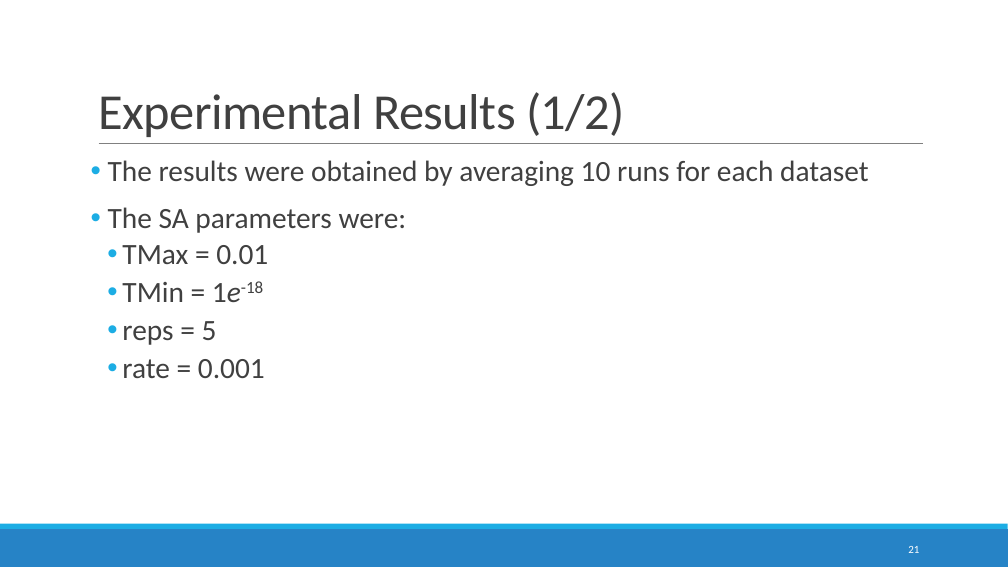
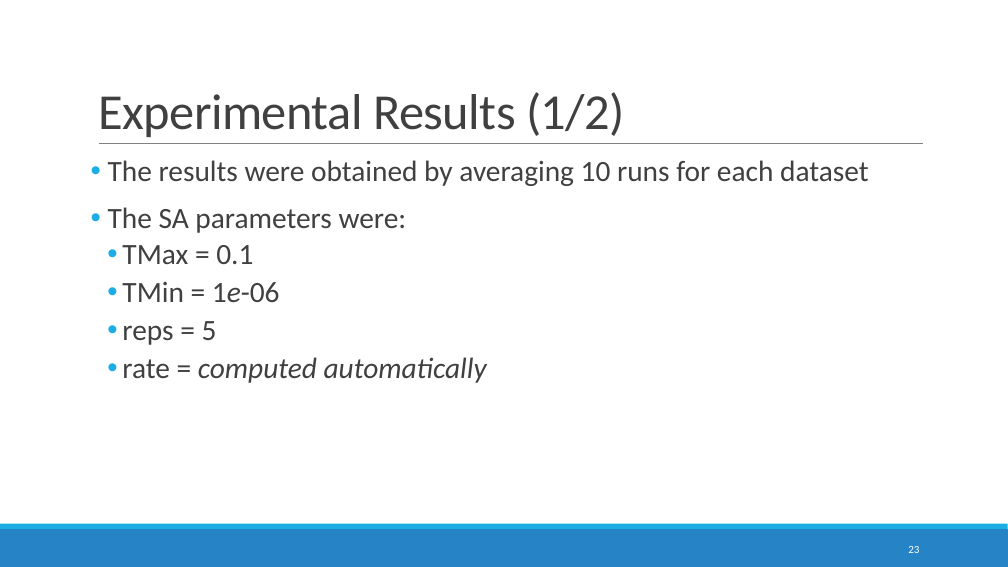
Before and after one commit to devilsdante/isel-examtimetabling-2014-2015, a slide deck: slide 23 of doc/Apresentação Oral/AFinal.pptx (slide 21 before the commit). Drawn at 1008x567 pixels with LibreOffice and Linux fonts; fonts in the diff are those of the drawing. Boxes give left, top, right and bottom in pixels: in the first picture for what was removed or moved away, otherwise in the second. Text is boxed around its words. In the diff, an @@ line names an element or a change of style, - is before the commit and + after.

```diff
--- a/doc/Apresentação Oral/AFinal.pptx
+++ b/doc/Apresentação Oral/AFinal.pptx
@@ text at <box>122,245,280,302</box>: text changed @@
-  • TMax = 0.01
-  • TMin = 1e-18
+  • TMax = 0.1
+  • TMin = 1e-06
@@ text at <box>122,357,487,383</box>: text changed; italic on @@
-  • rate = 0.001
+  • rate = computed automatically
@@ page number at <box>908,546,919,553</box>: text changed @@
-21
+23
```
Also in this commit, not shown: 5 other slides changed, 2 slides added, 6 other files.
